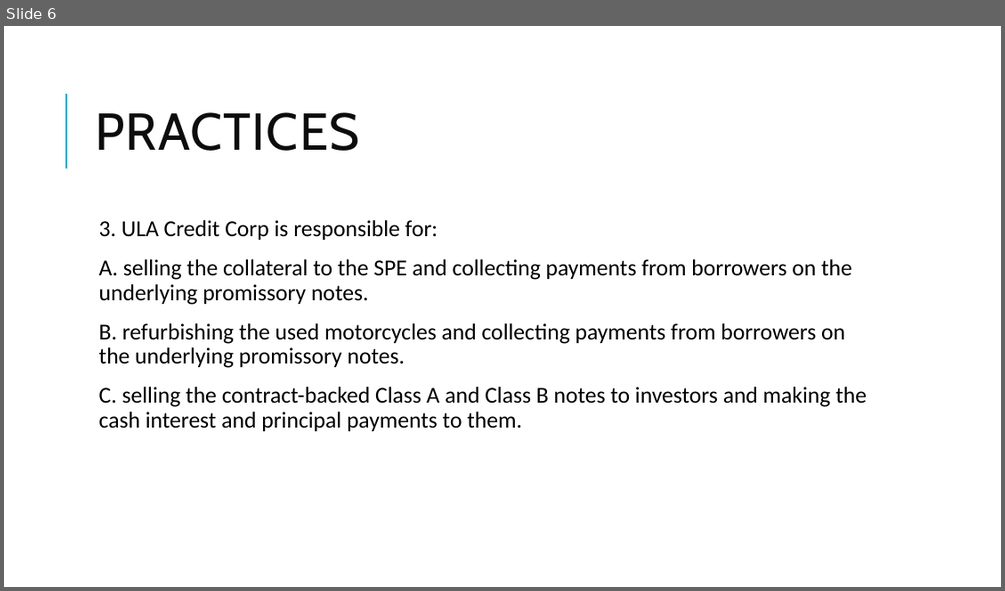
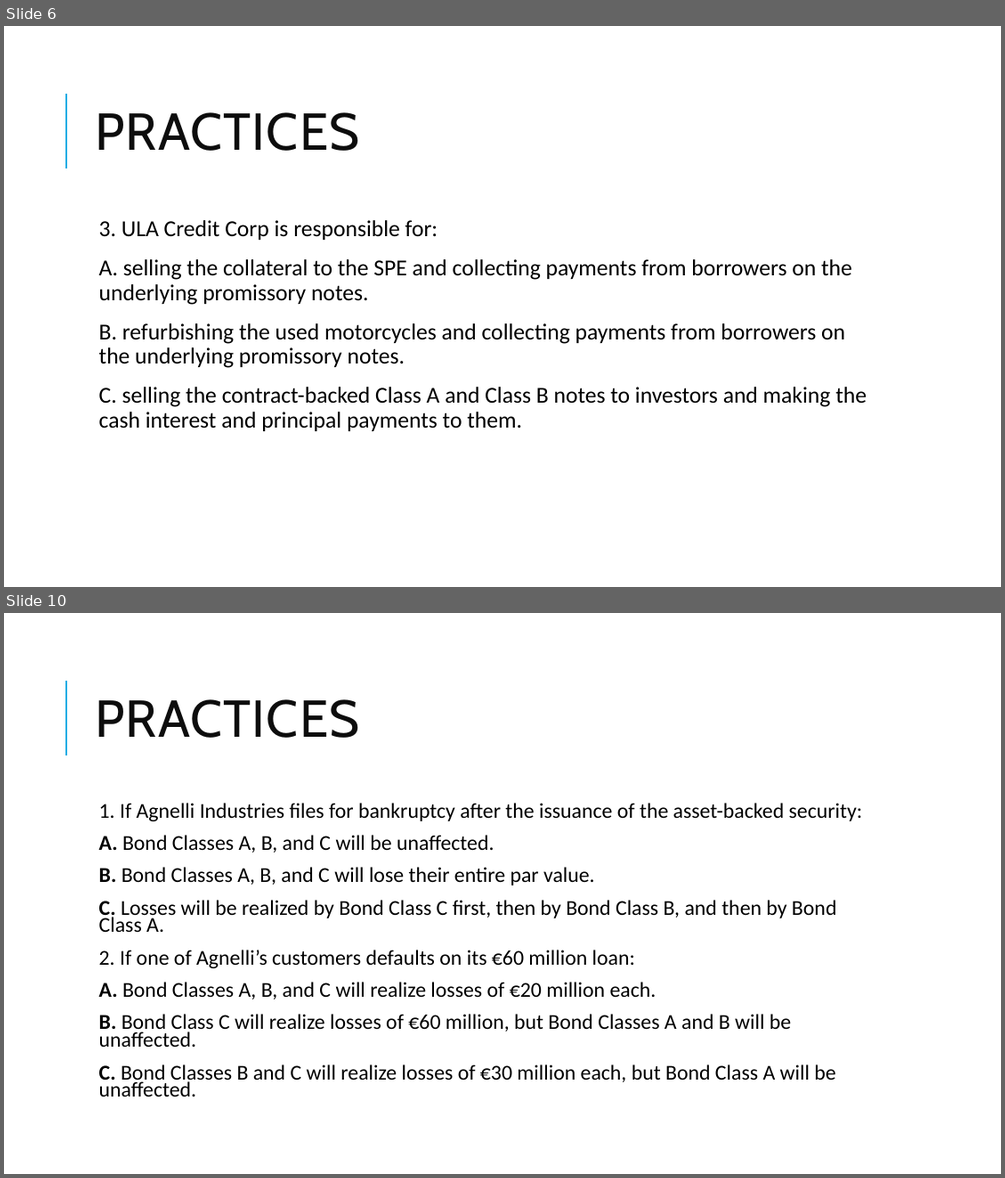
Before and after one commit to Isco0530/data, a slide deck: Fixed Income-22.pptx. Shown one above the other, each under a label of ours: slide 6 before the commit, slides 6 and 10 after it; the slides between them are not shown. The pictures are 1005x591 and 1005x1178 pixels, drawn with LibreOffice and Linux fonts; fonts in the diff are those of the drawing. Boxes give left, top, right and bottom in pixels: in the first picture for what was removed or moved away, otherwise in the second. Text is boxed around its words. In the diff, an @@ line names an element or a change of style, - is before the commit and + after.

```diff
--- a/Fixed Income-22.pptx
+++ b/Fixed Income-22.pptx
@@ slide 10 added at (4, 613, 1001, 1174), background #FFFFFF; not listed: 1 template element that a slide beside it also shows @@
@@ title added at (95, 699, 359, 738), 50 pt, text #0D0D0D @@
+PRACTICES
@@ text added at (99, 803, 863, 1096), 20.4 pt, text #000000 @@
+  1. If Agnelli Industries files for bankruptcy after the issuance of the asset-backed security:
+  A. Bond Classes A, B, and C will be unaffected.
+  B. Bond Classes A, B, and C will lose their entire par value.
+  C. Losses will be realized by Bond Class C first, then by Bond Class B, and then by Bond Class A.
+  2. If one of Agnelli’s customers defaults on its €60 million loan:
+  A. Bond Classes A, B, and C will realize losses of €20 million each.
+  B. Bond Class C will realize losses of €60 million, but Bond Classes A and B will be unaffected.
+  C. Bond Classes B and C will realize losses of €30 million each, but Bond Class A will be unaffected.
```
Also in this commit, not shown: 1 slide changed, 3 other slides added.
